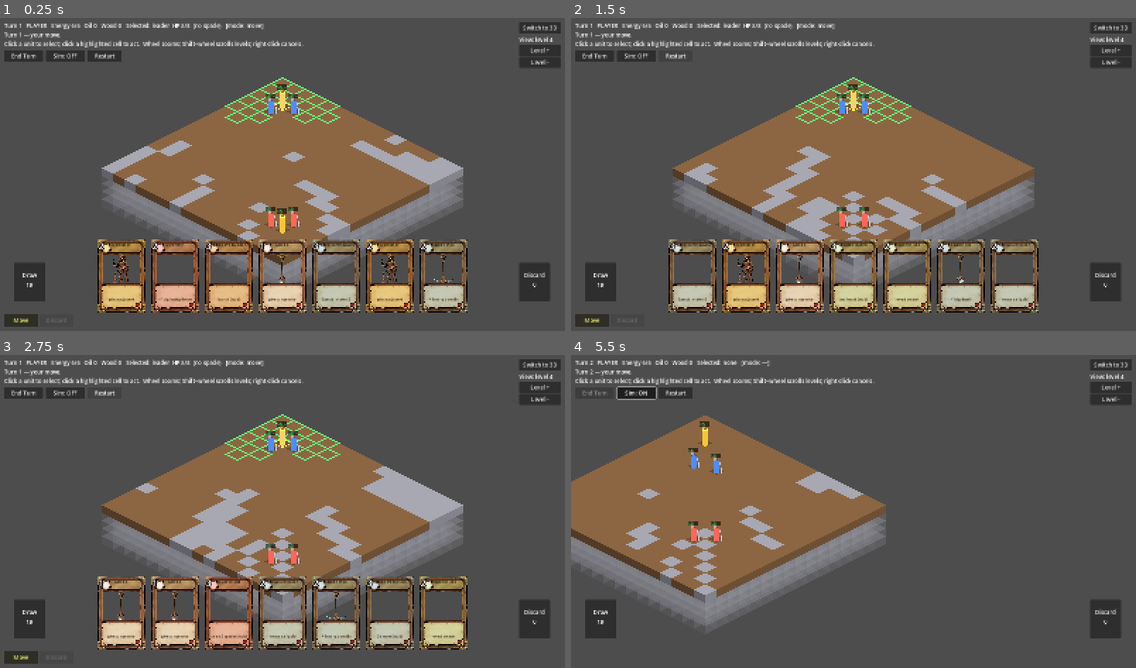
Above: before the commit, frames 1-4 (two rows, left to right).
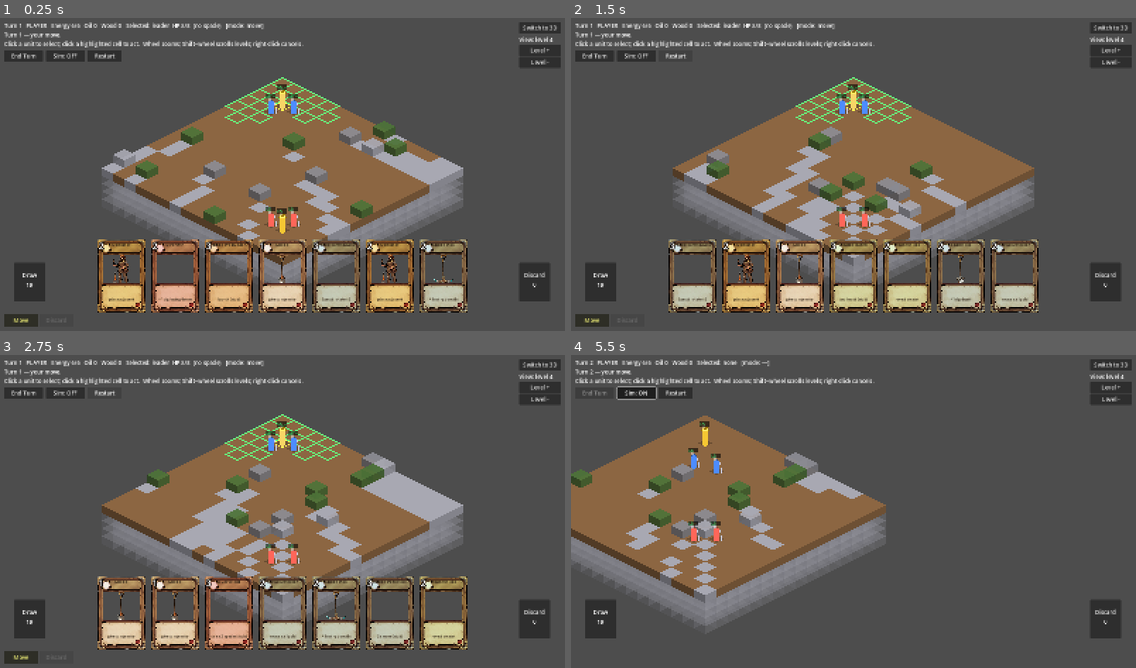
Above: after the commit, the same moments.

Repository: lgtmann/ASAS
Game: Godot game, scene res://scenes/main.tscn
Two runs of this game, one before a commit and one after it. Both use one fixed random seed, a clock stepped at 60 frames per second and the inputs below.
Inputs (mouse positions are in pixels of both pictures, inside the frame that each line leads up to):
- Up to frame 1 (0.25 s): no input
- Up to frame 2 (1.5 s): click "Restart" at 0.5 s; click "Restart" at 1.25 s
- Up to frame 3 (2.75 s): click "Restart" at 2 s
- Up to frame 4 (5.5 s): click "End Turn" at 2.75 s; tap A at 3.5, 4.25 s; move the mouse to (977, 498) at 3.52 s; hold D 3.53-4.25 s; click (977, 498) at 3.67 s; drag from (740, 530) to (825, 577) at 4.27 s; click "Sim: OFF" at 5 s

The runs differ from the first frame. In frame 1, 2.2% of the frame differs, in the area x 20-72%, y 32-66%; in frame 2, 1.8%; in frame 3, 2.1%; in frame 4, 2.1%.

Commit message:
Render surface protrusions (trees/boulders) solid: extend solid band to view_level+1

Diff:
--- a/scripts/iso_view.gd
+++ b/scripts/iso_view.gd
@@ -85,6 +85,7 @@
 # rest of the time without snapping back).
 var _last_selected_level: int = -999
 const FADE_BELOW := 0.32                # one+ levels below focal
+const FADE_NEAR_ABOVE := 0.92           # one level above focal (surface protrusions)
 const FOG_COLOR := Color(0.66, 0.66, 0.70)   # unseen cube color
 const WIRE_ALPHA := 0.55                # outline strength for above-focal cubes
 const WIRE_WIDTH := 1.4                 # outline thickness for wireframe cubes
@@ -218,13 +219,15 @@
 	_draw_projectiles()
 
 func _level_alpha(y: int) -> float:
-	# Alpha for cubes AT/BELOW the focal level. Above-focal cubes don't go through
-	# this — they wireframe instead (see _draw_cube).
+	# Alpha for cubes AT or NEAR (one level above) the focal level. Cubes more
+	# than one level above wireframe instead (see _draw_cube).
 	if y == view_level:
 		return 1.0
+	if y == view_level + 1:
+		return FADE_NEAR_ABOVE
 	if y < view_level:
 		return FADE_BELOW
-	return 0.0   # never used; above-focal cubes early-out into the wireframe path
+	return 0.0   # never used; far-above cubes early-out into the wireframe path
 
 func _draw_cube(c: Vector3i, alpha: float) -> void:
 	var shake := Vector2(0, _quake_offset(c))
@@ -243,10 +246,10 @@
 	else:
 		base_col = FOG_COLOR
 
-	# Cubes ABOVE the focal level render as wireframe only — see-through to ops
-	# below. The line color is the material's hue at WIRE_ALPHA so you still
-	# read what tier the cube is (gold / crystal / relic glow through).
-	if c.y > view_level:
+	# Cubes >1 level above the focal layer render as wireframe only — see-through
+	# to ops below. The level just above focal (surface protrusions like trees
+	# / boulders when you're on the ground) renders solid via the normal path.
+	if c.y > view_level + 1:
 		var wire_col := Color(base_col.r, base_col.g, base_col.b, WIRE_ALPHA)
 		draw_polyline(PackedVector2Array([p010, p110, p111, p011, p010]), wire_col, WIRE_WIDTH)
 		draw_polyline(PackedVector2Array([p100, p110, p111, p101, p100]), wire_col, WIRE_WIDTH)
